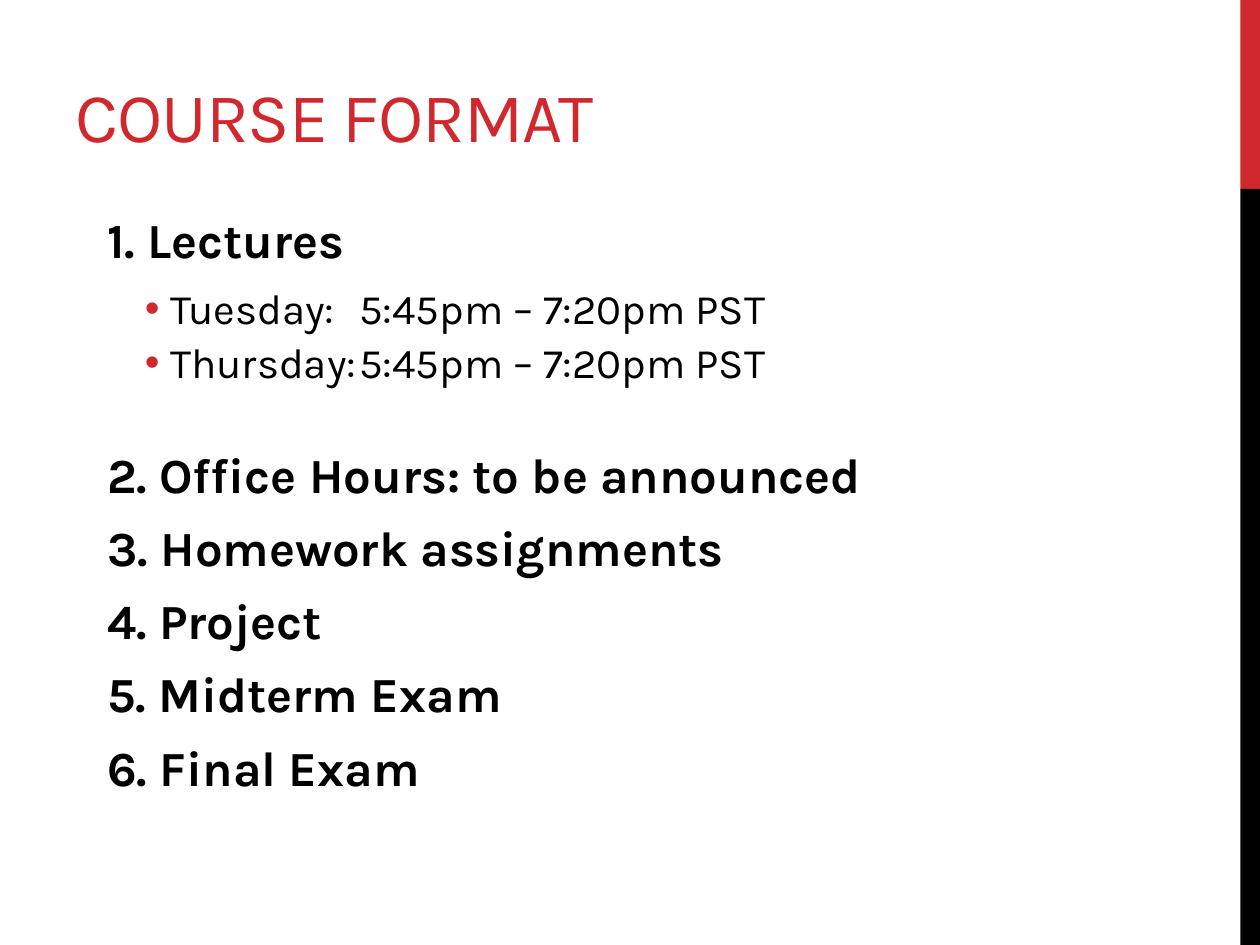
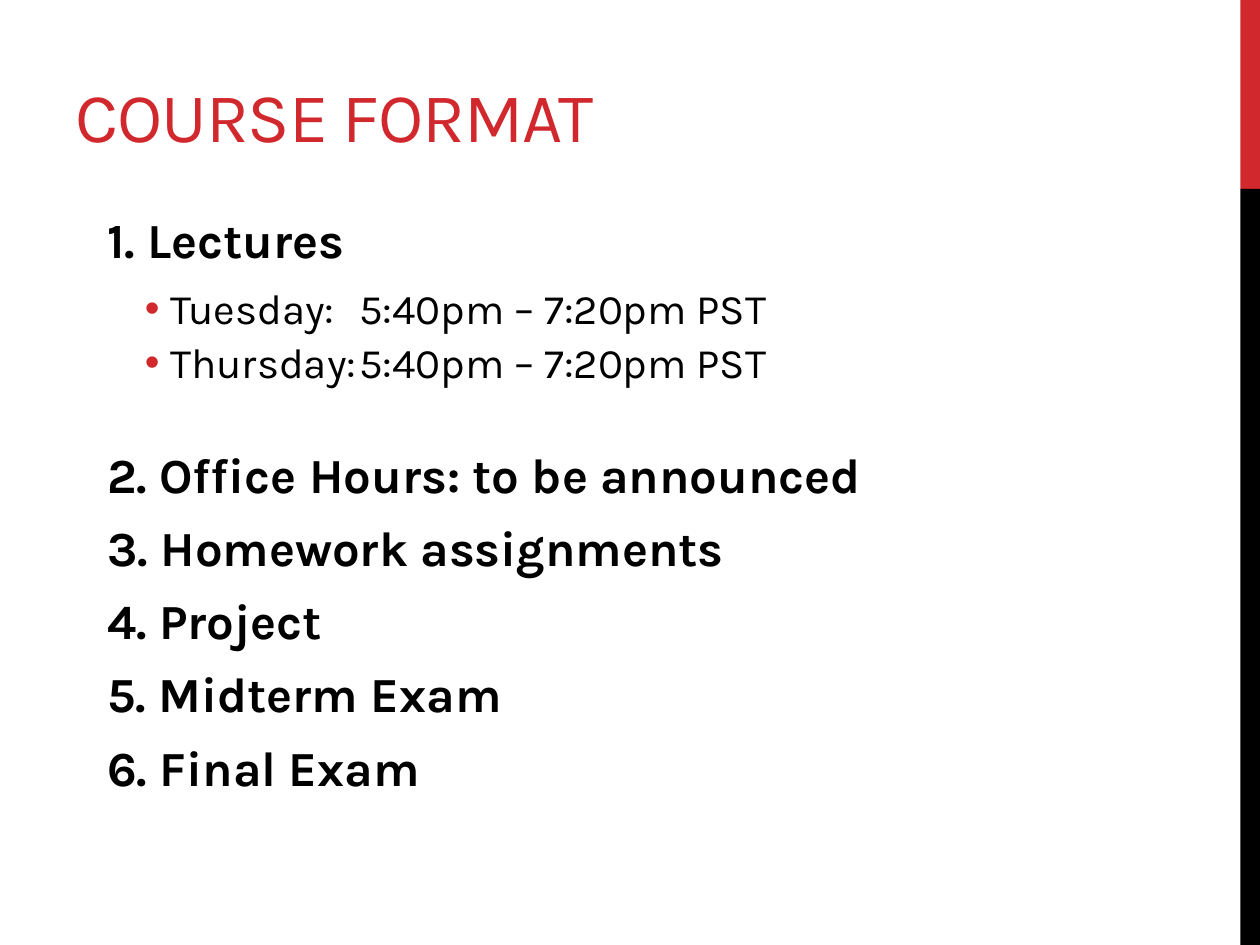
Before and after one commit to mahmoudparsian/data-warehousing, a slide deck: slide 7 of syllabus/week-01-2-course-outline-and-intro-to-DW/course_outline_and_DW_concepts/01_introduction_to_DW_course.pptx. Drawn at 1260x945 pixels with LibreOffice and Linux fonts; fonts in the diff are those of the drawing. Boxes give left, top, right and bottom in pixels: in the first picture for what was removed or moved away, otherwise in the second. Text is boxed around its words. In the diff, an @@ line names an element or a change of style, - is before the commit and + after.

```diff
--- a/syllabus/week-01-2-course-outline-and-intro-to-DW/course_outline_and_DW_concepts/01_introduction_to_DW_course.pptx
+++ b/syllabus/week-01-2-course-outline-and-intro-to-DW/course_outline_and_DW_concepts/01_introduction_to_DW_course.pptx
@@ text at (170, 295, 767, 389): text changed @@
-  • Tuesday: 5:45pm – 7:20pm PST
-  • Thursday: 5:45pm – 7:20pm PST
+  • Tuesday: 5:40pm – 7:20pm PST
+  • Thursday: 5:40pm – 7:20pm PST
```
Also in this commit, not shown: 4 other files.
